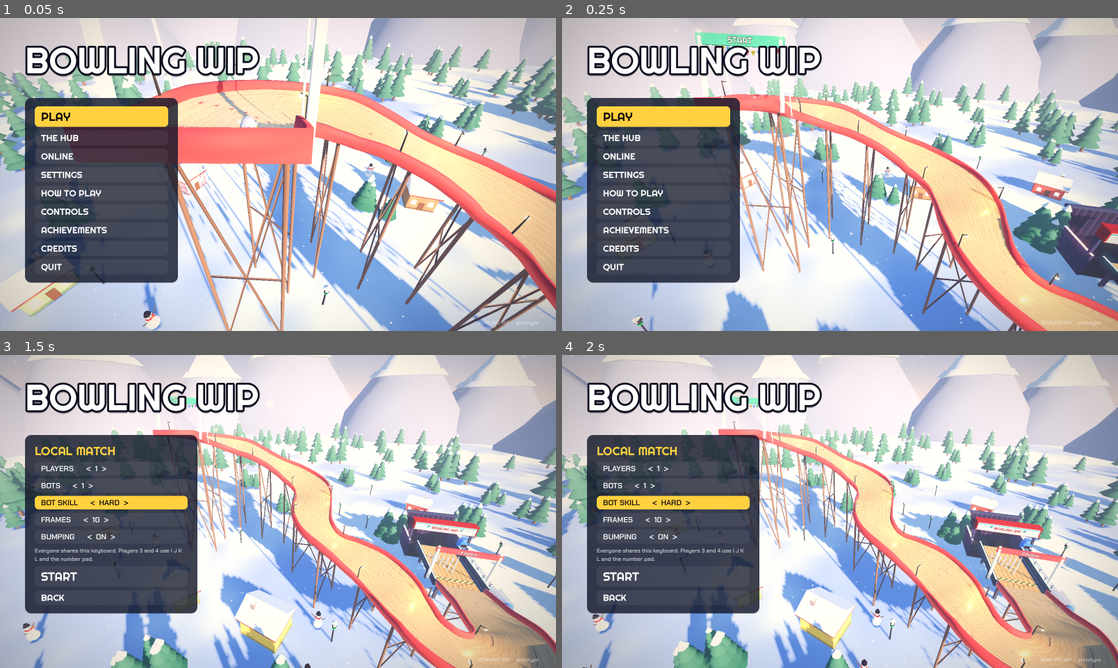
Above: before the commit, frames 1-4 (two rows, left to right).
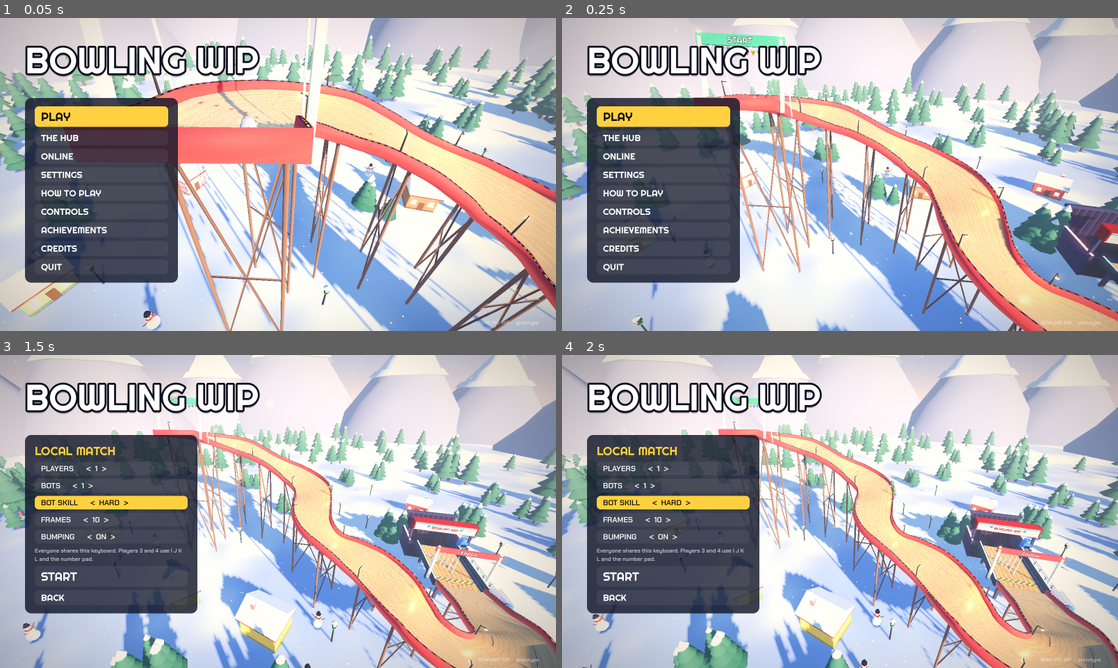
Above: after the commit, the same moments.

Repository: 2kyle/MARBLES
Game: Godot game, scene res://scenes/main.tscn
The game is run twice, just before and just after one commit, with the same random seed, the same clock (stepped at 60 frames per second) and the same inputs.
Inputs:
- Up to frame 1 (0.05 s): no input
- Up to frame 2 (0.25 s): no input
- Up to frame 3 (1.5 s): click "PLAY" at 0.5 s; click "BOT SKILL < NORMAL >" at 1.25 s
- Up to frame 4 (2 s): no input

The runs differ from the first frame. In frame 1, 0.6% of the frame differs, in the area x 23-100%, y 19-87%; in frame 2, 0.6%; in frame 3, 0.5%; in frame 4, 0.5%.

Commit message:
Marquee chase lights along the track walls
Bulb strips on the wall tops, like an old alley sign. The chase runs toward
the pins, so it also shows which way to roll.

Co-Authored-By: Claude Opus 5.5 <noreply@anthropic.com>
Claude-Session: https://claude.ai/code/session_014TBodZ5GtQ7xEp3ijScJU8

Diff:
--- a/scripts/track.gd
+++ b/scripts/track.gd
@@ -73,6 +73,9 @@
 
 const WALL_THICKNESS := 0.25
 const LANE_SHADER := preload("res://shaders/bowling_lane.gdshader")
+const MARQUEE_SHADER := preload("res://shaders/marquee_lights.gdshader")
+## Marquee chase lights along the wall tops (set false for plain walls).
+@export var marquee_lights := true
 ## How wide a Narrow Bridge's plank is, metres.
 const NARROW_WIDTH := 1.9
 ## Metres a Narrow Bridge takes to squeeze in (and to open out again).
@@ -401,6 +404,9 @@
 	floor_st.begin(Mesh.PRIMITIVE_TRIANGLES)
 	var wall_st := SurfaceTool.new()
 	wall_st.begin(Mesh.PRIMITIVE_TRIANGLES)
+	var lights_st := SurfaceTool.new()
+	lights_st.begin(Mesh.PRIMITIVE_TRIANGLES)
+	var lights_any := false
 	var collision: Array = []  # regular Array so _quad can append to it
 	var oil_faces: Array = []  # the floor on Oil Slicks: its own slippery body
 
@@ -454,6 +460,9 @@
 			_quad(wall_st, collision, prev.wri, prev.wro, s.wro, s.wri)
 			_quad(wall_st, collision, prev.wlb, prev.wlo, s.wlo, s.wlb)
 			_quad(wall_st, collision, prev.wro, prev.wrb, s.wrb, s.wro)
+			if marquee_lights:
+				_marquee_quad(lights_st, prev, s, xf.basis.y)
+				lights_any = true
 			# Floor underside out to the wall bottoms.
 			_quad(wall_st, null, prev.bl, prev.wlb, s.wlb, s.bl)
 			_quad(wall_st, null, prev.wrb, prev.br, s.br, s.wrb)
@@ -467,6 +476,12 @@
 	wall_st.commit(mesh)
 	mesh.surface_set_material(0, _lane_material(len))
 	mesh.surface_set_material(1, _material(wall_color, 0.7))
+	if lights_any:
+		lights_st.generate_normals()
+		lights_st.commit(mesh)
+		var lm := ShaderMaterial.new()
+		lm.shader = MARQUEE_SHADER
+		mesh.surface_set_material(2, lm)
 
 	if _mesh == null:
 		_mesh = MeshInstance3D.new()
@@ -564,6 +579,26 @@
 		faces.append_array([a, c, b, a, d, c])
 
 
+## A strip of marquee bulbs along the middle of each wall top, just above
+## it (no collision). UV.x = distance down the track, for the chase.
+func _marquee_quad(st: SurfaceTool, a: Dictionary, b: Dictionary, up: Vector3) -> void:
+	var lift := up * 0.012
+	for side in [-1.0, 1.0]:
+		var ai: Vector3 = (a.wli if side < 0 else a.wri)
+		var ao: Vector3 = (a.wlo if side < 0 else a.wro)
+		var bi: Vector3 = (b.wli if side < 0 else b.wri)
+		var bo: Vector3 = (b.wlo if side < 0 else b.wro)
+		var a0 := ai.lerp(ao, 0.22) + lift
+		var a1 := ai.lerp(ao, 0.78) + lift
+		var b0 := bi.lerp(bo, 0.22) + lift
+		var b1 := bi.lerp(bo, 0.78) + lift
+		var verts := [a0, b1, a1, a0, b0, b1]
+		var uvs := [Vector2(a.d, 0), Vector2(b.d, 1), Vector2(a.d, 1), Vector2(a.d, 0), Vector2(b.d, 0), Vector2(b.d, 1)]
+		for k in 6:
+			st.set_uv(uvs[k])
+			st.add_vertex(verts[k])
+
+
 ## The rolling surface, with UVs in metres for the lane shader: x across the
 ## lane (0 = centre line), y the distance down the track.
 func _lane_quad(st: SurfaceTool, faces: Array, a: Dictionary, b: Dictionary) -> void:
--- /dev/null
+++ b/shaders/marquee_lights.gdshader
@@ -0,0 +1,31 @@
+shader_type spatial;
+render_mode unshaded, cull_disabled;
+// Marquee chase lights along the top of the track walls, like the bulb
+// borders on an old bowling alley sign. The lights chase down the track
+// toward the pins, so they also show which way to roll.
+//
+// UV.x is the distance down the track in metres, UV.y runs across the
+// strip (0..1).
+
+uniform vec3 bulb_a : source_color = vec3(1.0, 0.78, 0.35);
+uniform vec3 bulb_b : source_color = vec3(1.0, 0.35, 0.55);
+uniform vec3 strip_color : source_color = vec3(0.12, 0.08, 0.1);
+// Metres between bulbs.
+uniform float spacing = 0.55;
+// How fast the chase runs, bulbs per second.
+uniform float chase_speed = 6.0;
+// Brightness of a lit bulb (above 1 makes it glow).
+uniform float brightness = 2.2;
+
+void fragment() {
+	float b = UV.x / spacing;
+	float idx = floor(b);
+	vec2 local = vec2(fract(b) - 0.5, UV.y - 0.5);
+	// Round bulbs.
+	float bulb = 1.0 - smoothstep(0.26, 0.36, length(local * vec2(1.0, 1.1)));
+	// Every third bulb is lit, and the pattern moves down the track.
+	float phase = mod(idx - floor(TIME * chase_speed), 3.0);
+	float lit = phase < 0.5 ? 1.0 : 0.22;
+	vec3 col = mix(bulb_a, bulb_b, step(1.0, mod(floor(idx / 3.0), 2.0)));
+	ALBEDO = mix(strip_color, col * mix(0.5, brightness, lit), bulb);
+}
Not shown, added: shaders/marquee_lights.gdshader.uid
